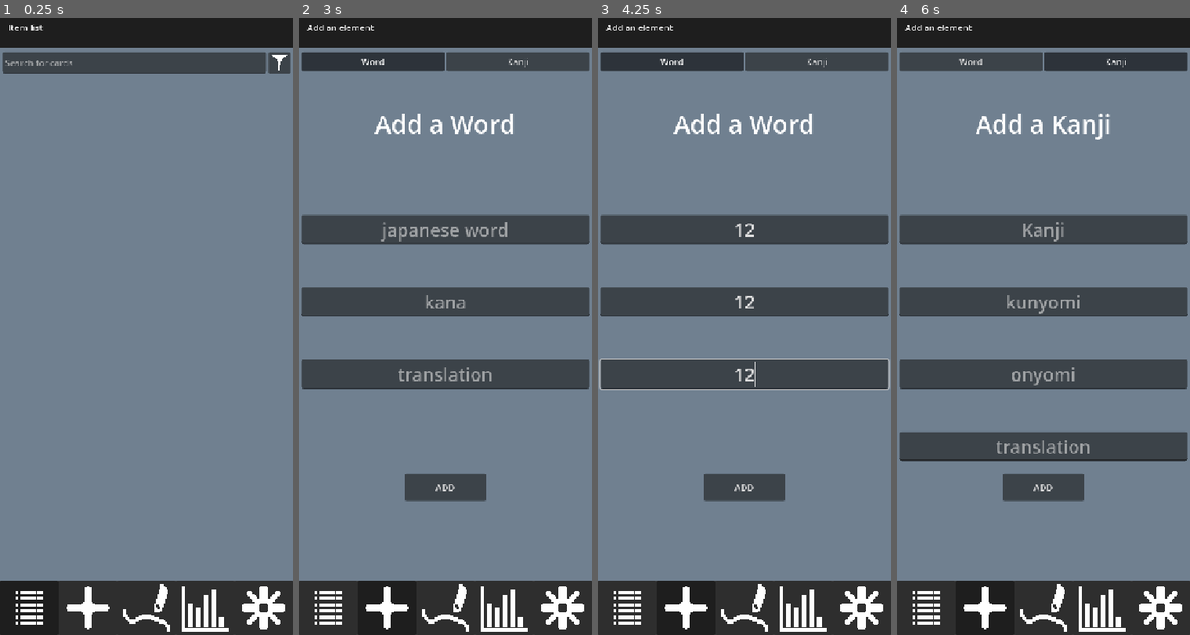
Above: before the commit, frames 1-4 (left to right).
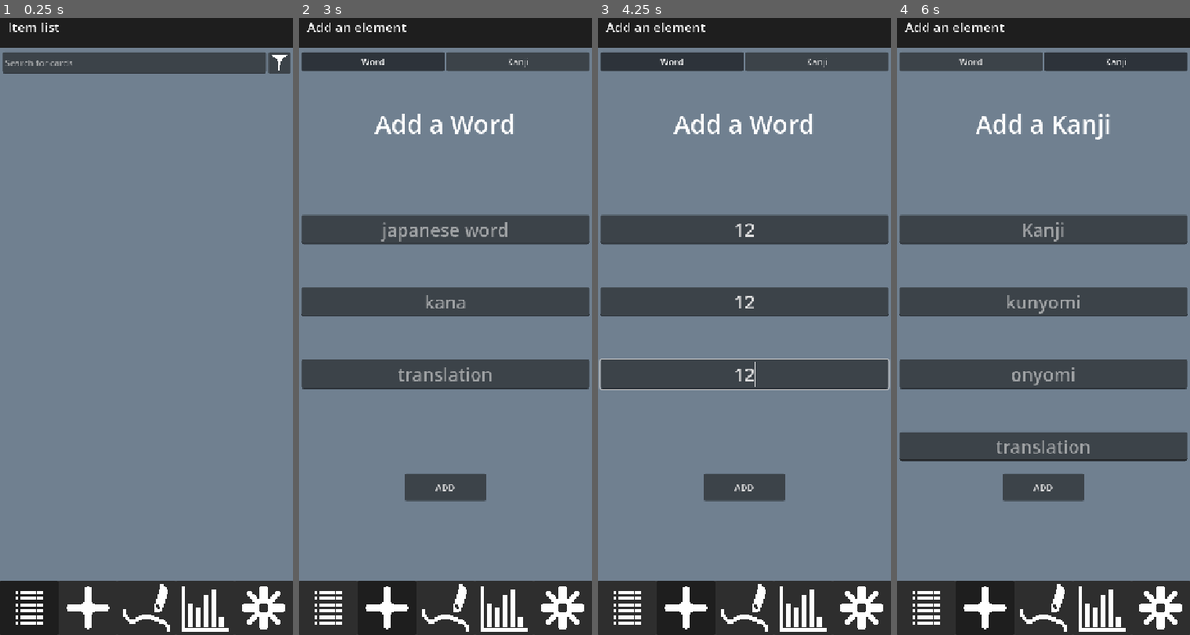
Above: after the commit, the same moments.

Repository: Otumn/Kanjis
Game: Godot game, scene res://main.tscn
The game is run twice, just before and just after one commit, with the same random seed, the same clock (stepped at 60 frames per second) and the same inputs.
Inputs (mouse positions are in pixels of both pictures, inside the frame that each line leads up to):
- Up to frame 1 (0.25 s): no input
- Up to frame 2 (3 s): click (433, 61) at 0.52 s; type "12" at 0.6 s; click (577, 61) at 1.25 s; click (328, 610) at 2 s; click (386, 610) at 2.75 s
- Up to frame 3 (4.25 s): click (744, 227) at 3.52 s; type "12" at 3.6 s; click (744, 301) at 3.75 s; type "12" at 3.83 s; click (744, 375) at 3.98 s; type "12" at 4.07 s
- Up to frame 4 (6 s): click "ADD" at 4.25 s; click "Word" at 5 s; click "Kanji" at 5.75 s

The runs differ from the first frame. In frame 1, 0.1% of the frame differs, in the area x 3-21%, y 0-3%; in frame 2, 0.2%, in the area x 2-37%, y 0-3%; in frame 3, 0.2%; in frame 4, 0.2%.
Error in both runs: Cannot call method 'get_value' on a null value. (res://Scenes/Menus/settings_menu.gd:29)

Commit message:
Started setting up first exercice

Diff:
--- a/Data/save_data.gd
+++ b/Data/save_data.gd
@@ -4,11 +4,17 @@
 @export var exercice_memory : Array[String]
 @export var elements: Array[ElementData]
 
-var memory_size: int = 3
+var exo_memory_size: int = 2
 
 func add_exercice(name:String):
 	exercice_memory.push_front(name)
-	exercice_memory.resize(memory_size)
+	exercice_memory.resize(exo_memory_size)
 
 func get_new_card() -> ElementData:
 	return elements.pick_random()
+
+func get_new_word_card() -> ElementData:
+	return null
+
+func get_new_kanji_card() -> ElementData:
+	return null
--- a/Scenes/Exercices/base_exercice.gd
+++ b/Scenes/Exercices/base_exercice.gd
@@ -4,8 +4,6 @@
 signal on_exercice_setup
 signal on_exercice_success
 signal on_exercice_fail
-
-@onready var test_label: Label = $TestLabel
 
 @export var exercice_name:String = "Exercice"
 @export var mastery_value: float = 0.1
@@ -15,7 +13,6 @@
 var tested_card:ElementData
 
 func setup_exercice():
-	test_label.text = exercice_name
 	on_exercice_setup.emit()
 
 func validate_exercice():
--- a/Scenes/Exercices/base_exercice.tscn
+++ b/Scenes/Exercices/base_exercice.tscn
@@ -10,20 +10,3 @@
 grow_horizontal = 2
 grow_vertical = 2
 script = ExtResource("1_3g3ym")
-
-[node name="TestLabel" type="Label" parent="." unique_id=104049317]
-layout_mode = 1
-anchors_preset = 8
-anchor_left = 0.5
-anchor_top = 0.5
-anchor_right = 0.5
-anchor_bottom = 0.5
-offset_left = -20.0
-offset_top = -11.5
-offset_right = 20.0
-offset_bottom = 11.5
-grow_horizontal = 2
-grow_vertical = 2
-theme_override_font_sizes/font_size = 48
-text = "EXERCICE"
-horizontal_alignment = 1
--- /dev/null
+++ b/Scenes/Exercices/exercice_find_missing.tscn
@@ -0,0 +1,66 @@
+[gd_scene format=3 uid="uid://byi3osst4hv34"]
+
+[ext_resource type="PackedScene" uid="uid://bffavgiv7icx2" path="res://Scenes/Exercices/base_exercice.tscn" id="1_u3kh5"]
+[ext_resource type="Texture2D" uid="uid://yqrlmlami6hp" path="res://Sprites/Icons/Icon_Arrow_Down.png" id="2_iducr"]
+
+[sub_resource type="StyleBoxEmpty" id="StyleBoxEmpty_ui8po"]
+
+[node name="Exercice_FindMissing" unique_id=1928140774 instance=ExtResource("1_u3kh5")]
+exercice_name = "FindMissing"
+
+[node name="VBoxContainer" type="VBoxContainer" parent="." index="0" unique_id=1633065771]
+layout_mode = 1
+anchors_preset = 15
+anchor_right = 1.0
+anchor_bottom = 1.0
+grow_horizontal = 2
+grow_vertical = 2
+
+[node name="HSeparator" type="HSeparator" parent="VBoxContainer" index="0" unique_id=403669155]
+layout_mode = 2
+theme_override_constants/separation = 163
+theme_override_styles/separator = SubResource("StyleBoxEmpty_ui8po")
+
+[node name="Label_MainWriting" type="Label" parent="VBoxContainer" index="1" unique_id=1774573588]
+layout_mode = 2
+theme_override_font_sizes/font_size = 24
+text = "MAIN WRITING"
+horizontal_alignment = 1
+
+[node name="HSeparator2" type="HSeparator" parent="VBoxContainer" index="2" unique_id=848581367]
+layout_mode = 2
+theme_override_constants/separation = 21
+theme_override_styles/separator = SubResource("StyleBoxEmpty_ui8po")
+
+[node name="Label_Clue" type="Label" parent="VBoxContainer" index="3" unique_id=157228281]
+layout_mode = 2
+theme_override_font_sizes/font_size = 16
+text = "CLUE"
+horizontal_alignment = 1
+
+[node name="HSeparator3" type="HSeparator" parent="VBoxContainer" index="4" unique_id=1434415601]
+layout_mode = 2
+theme_override_constants/separation = 381
+theme_override_styles/separator = SubResource("StyleBoxEmpty_ui8po")
+
+[node name="Input_Answer" type="LineEdit" parent="VBoxContainer" index="5" unique_id=1811844286]
+custom_minimum_size = Vector2(350, 0)
+custom_maximum_size = Vector2(350, -1)
+layout_mode = 2
+size_flags_horizontal = 4
+placeholder_text = "Answer..."
+alignment = 1
+
+[node name="HSeparator4" type="HSeparator" parent="VBoxContainer" index="6" unique_id=1615210559]
+layout_mode = 2
+theme_override_constants/separation = 163
+theme_override_styles/separator = SubResource("StyleBoxEmpty_ui8po")
+
+[node name="Btn_Validate" type="Button" parent="VBoxContainer" index="7" unique_id=20439462]
+texture_filter = 1
+custom_minimum_size = Vector2(75, 75)
+custom_maximum_size = Vector2(75, 75)
+layout_mode = 2
+size_flags_horizontal = 4
+icon = ExtResource("2_iducr")
+icon_alignment = 1
--- a/Scenes/Exercices/exo_01.tscn
+++ /dev/null
@@ -1,6 +0,0 @@
-[gd_scene format=3 uid="uid://bjsx6fv6nmsgo"]
-
-[ext_resource type="PackedScene" uid="uid://bffavgiv7icx2" path="res://Scenes/Exercices/base_exercice.tscn" id="1_1vrr5"]
-
-[node name="Exo01" unique_id=1928140774 instance=ExtResource("1_1vrr5")]
-exercice_name = "Exo01"
--- a/Scenes/Exercices/exo_02.tscn
+++ /dev/null
@@ -1,6 +0,0 @@
-[gd_scene format=3 uid="uid://4hgfmkqnnmwt"]
-
-[ext_resource type="PackedScene" uid="uid://bffavgiv7icx2" path="res://Scenes/Exercices/base_exercice.tscn" id="1_r1ok6"]
-
-[node name="Exo02" unique_id=1928140774 instance=ExtResource("1_r1ok6")]
-exercice_name = "Exo02"
--- a/Scenes/Exercices/exo_03.tscn
+++ /dev/null
@@ -1,6 +0,0 @@
-[gd_scene format=3 uid="uid://csdm4lqh77osn"]
-
-[ext_resource type="PackedScene" uid="uid://bffavgiv7icx2" path="res://Scenes/Exercices/base_exercice.tscn" id="1_0dfgl"]
-
-[node name="Exo03" unique_id=1928140774 instance=ExtResource("1_0dfgl")]
-exercice_name = "Exo03"
--- a/Scenes/Exercices/exo_04.tscn
+++ /dev/null
@@ -1,6 +0,0 @@
-[gd_scene format=3 uid="uid://cfwiqhhkwnuhh"]
-
-[ext_resource type="PackedScene" uid="uid://bffavgiv7icx2" path="res://Scenes/Exercices/base_exercice.tscn" id="1_4ea6r"]
-
-[node name="Exo04" unique_id=1928140774 instance=ExtResource("1_4ea6r")]
-exercice_name = "Exo04"
--- a/Scenes/Exercices/exo_05.tscn
+++ /dev/null
@@ -1,6 +0,0 @@
-[gd_scene format=3 uid="uid://vu075gwydugb"]
-
-[ext_resource type="PackedScene" uid="uid://bffavgiv7icx2" path="res://Scenes/Exercices/base_exercice.tscn" id="1_upeic"]
-
-[node name="Exo05" unique_id=1928140774 instance=ExtResource("1_upeic")]
-exercice_name = "Exo05"
--- a/Scenes/Menus/base_menu.tscn
+++ b/Scenes/Menus/base_menu.tscn
@@ -40,6 +40,7 @@
 
 [node name="TitleLabel" type="Label" parent="VBoxContainer/TitleBackColor/MarginContainer" unique_id=2054351183]
 layout_mode = 2
+theme_override_font_sizes/font_size = 24
 text = "Menu"
 vertical_alignment = 1
 
--- a/Scenes/Menus/exercice_menu.gd
+++ b/Scenes/Menus/exercice_menu.gd
@@ -10,6 +10,7 @@
 		c = c as BaseExercice
 		exercices.append(c)
 		c.visible = false
+	super._ready()
 
 func menu_selected():
 	display_new_exercice(SaveLogic.data.get_new_card())
--- a/Scenes/Menus/exercice_menu.tscn
+++ b/Scenes/Menus/exercice_menu.tscn
@@ -2,11 +2,7 @@
 
 [ext_resource type="PackedScene" uid="uid://b06hp6spb0vx8" path="res://Scenes/Menus/base_menu.tscn" id="1_itqyw"]
 [ext_resource type="Script" uid="uid://c7o1tac3dqr07" path="res://Scenes/Menus/exercice_menu.gd" id="2_tcfre"]
-[ext_resource type="PackedScene" uid="uid://bjsx6fv6nmsgo" path="res://Scenes/Exercices/exo_01.tscn" id="3_4hq6n"]
-[ext_resource type="PackedScene" uid="uid://4hgfmkqnnmwt" path="res://Scenes/Exercices/exo_02.tscn" id="4_wri87"]
-[ext_resource type="PackedScene" uid="uid://csdm4lqh77osn" path="res://Scenes/Exercices/exo_03.tscn" id="5_ha5w1"]
-[ext_resource type="PackedScene" uid="uid://cfwiqhhkwnuhh" path="res://Scenes/Exercices/exo_04.tscn" id="6_gt2ha"]
-[ext_resource type="PackedScene" uid="uid://vu075gwydugb" path="res://Scenes/Exercices/exo_05.tscn" id="7_gjeke"]
+[ext_resource type="PackedScene" uid="uid://byi3osst4hv34" path="res://Scenes/Exercices/exercice_find_missing.tscn" id="3_hdf6o"]
 
 [node name="ExerciceMenu" unique_id=1009726842 instance=ExtResource("1_itqyw")]
 script = ExtResource("2_tcfre")
@@ -16,17 +12,5 @@
 layout_mode = 2
 size_flags_vertical = 3
 
-[node name="Exo01" parent="VBoxContainer/Container/ScrollContainer/MarginContainer/Content/ExercicesParent" index="0" unique_id=1928140774 instance=ExtResource("3_4hq6n")]
+[node name="Exercice_FindMissing" parent="VBoxContainer/Container/ScrollContainer/MarginContainer/Content/ExercicesParent" index="0" unique_id=1928140774 instance=ExtResource("3_hdf6o")]
 layout_mode = 1
-
-[node name="Exo02" parent="VBoxContainer/Container/ScrollContainer/MarginContainer/Content/ExercicesParent" index="1" unique_id=1206896344 instance=ExtResource("4_wri87")]
-layout_mode = 1
-
-[node name="Exo03" parent="VBoxContainer/Container/ScrollContainer/MarginContainer/Content/ExercicesParent" index="2" unique_id=1797247075 instance=ExtResource("5_ha5w1")]
-layout_mode = 1
-
-[node name="Exo04" parent="VBoxContainer/Container/ScrollContainer/MarginContainer/Content/ExercicesParent" index="3" unique_id=222031198 instance=ExtResource("6_gt2ha")]
-layout_mode = 1
-
-[node name="Exo05" parent="VBoxContainer/Container/ScrollContainer/MarginContainer/Content/ExercicesParent" index="4" unique_id=726619851 instance=ExtResource("7_gjeke")]
-layout_mode = 1
